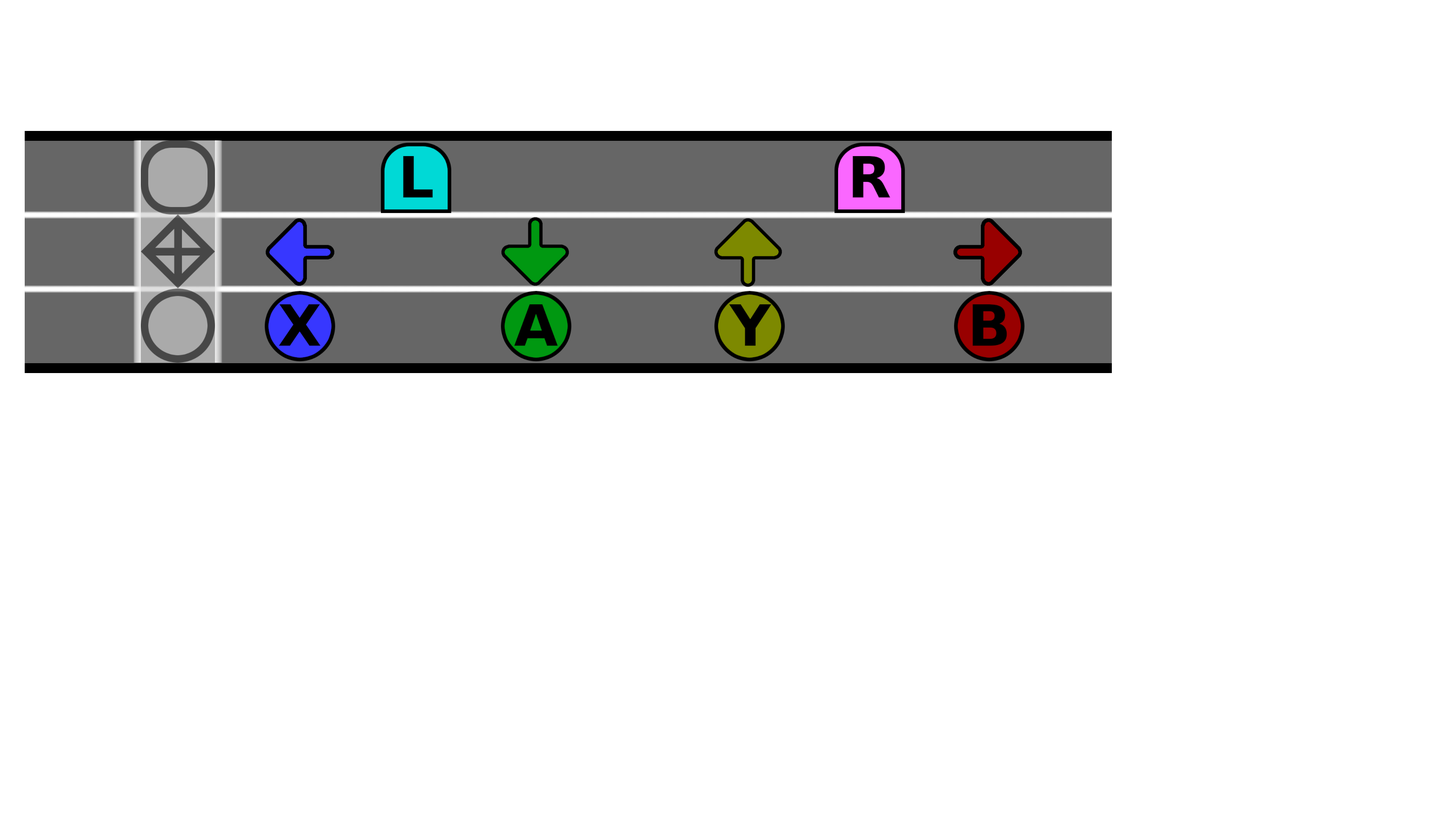
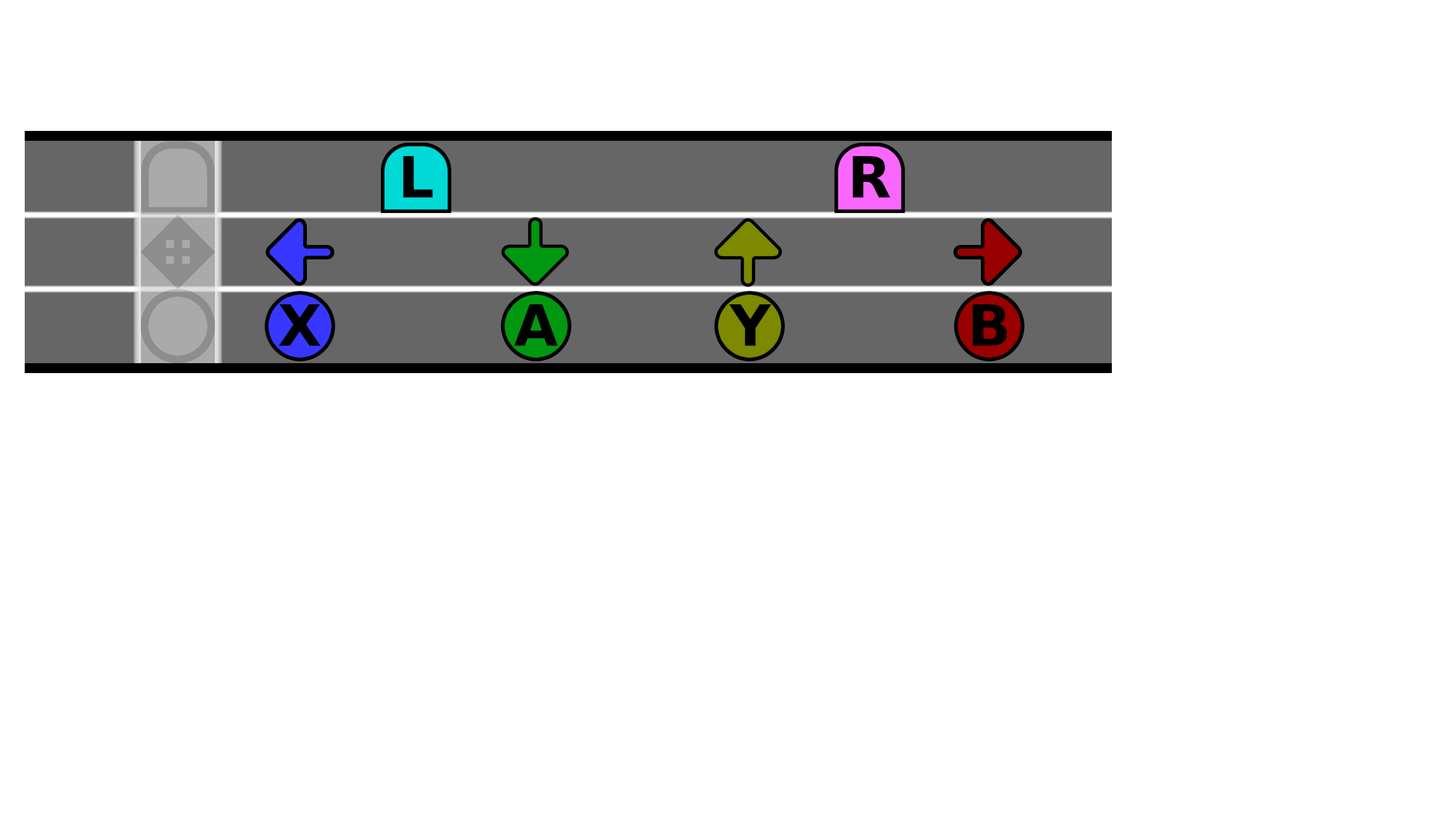
Before/after of a (1433, 840) layered artwork. What changed in the layer stack:
painted on "NoteExamples_Expert.png" over (133, 140, 223, 364)
